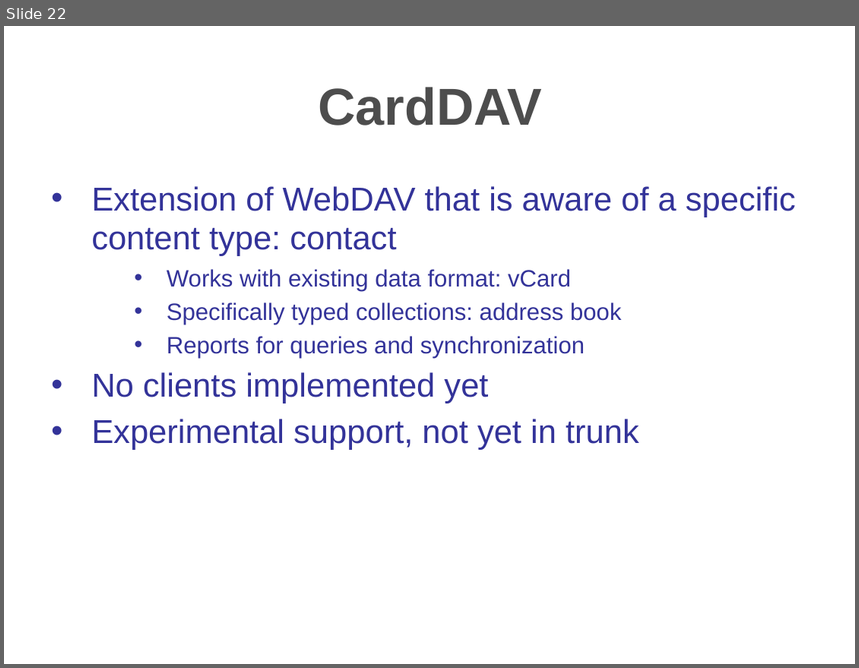
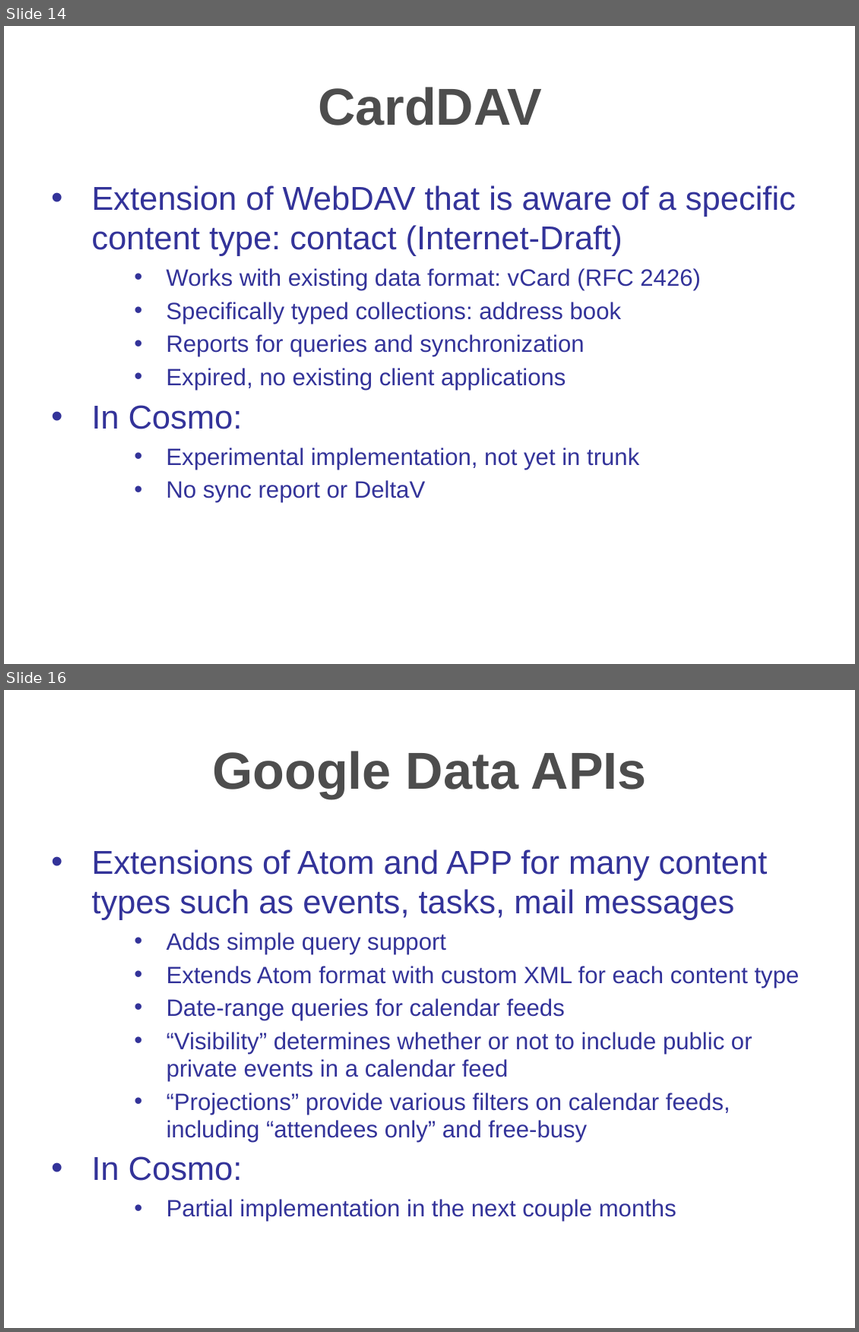
Before and after one commit to travis/cosmo, a slide deck: src/docs/presentations/apachecon2006.ppt. Shown one above the other, each under a label of ours: slide 22 before the commit, slides 14 and 16 after it; the slides between them are not shown. The pictures are 859x668 and 859x1332 pixels, drawn with LibreOffice and Linux fonts; fonts in the diff are those of the drawing; background and template pictures are left out. Boxes give left, top, right and bottom in pixels: in the first picture for what was removed or moved away, otherwise in the second. Text is boxed around its words. In the diff, an @@ line names an element or a change of style, - is before the commit and + after.

```diff
--- a/src/docs/presentations/apachecon2006.ppt
+++ b/src/docs/presentations/apachecon2006.ppt
@@ slide 16 added at box(4, 690, 855, 1328), background #FFFFFF; not listed: 1 template element that a slide beside it also shows @@
@@ title added at box(212, 751, 647, 799), 44 pt, text #4D4D4D, bold @@
+Google Data APIs
@@ text added at box(91, 850, 800, 1222), 20 pt, text #333399 @@
+• Extensions of Atom and APP for many content types such as events, tasks, mail messages
+    • Adds simple query support
+    • Extends Atom format with custom XML for each content type
+    • Date-range queries for calendar feeds
+    • “Visibility” determines whether or not to include public or private events in a calendar feed
+    • “Projections” provide various filters on calendar feeds, including “attendees only” and free-busy
+• In Cosmo:
+    • Partial implementation in the next couple months
@@ what was slide 22 is now slide 14 @@
@@ slide 14 changed as well @@
@@ text at box(91, 186, 796, 290): text changed @@
-• Extension of WebDAV that is aware of a specific content type: contact
-    • Works with existing data format: vCard
+• Extension of WebDAV that is aware of a specific content type: contact (Internet-Draft)
+    • Works with existing data format: vCard (RFC 2426)
@@ text at box(166, 302, 622, 357): line spacing 23.4pt to 23.1pt @@
@@ text at box(91, 368, 639, 503): text changed; size 28 to 20 pt @@
-• No clients implemented yet
-• Experimental support, not yet in trunk
+    • Expired, no existing client applications
+• In Cosmo:
+    • Experimental implementation, not yet in trunk
+    • No sync report or DeltaV
```
Also in this commit, not shown: 23 other slides changed, 4 other slides added, 5 slides removed.
